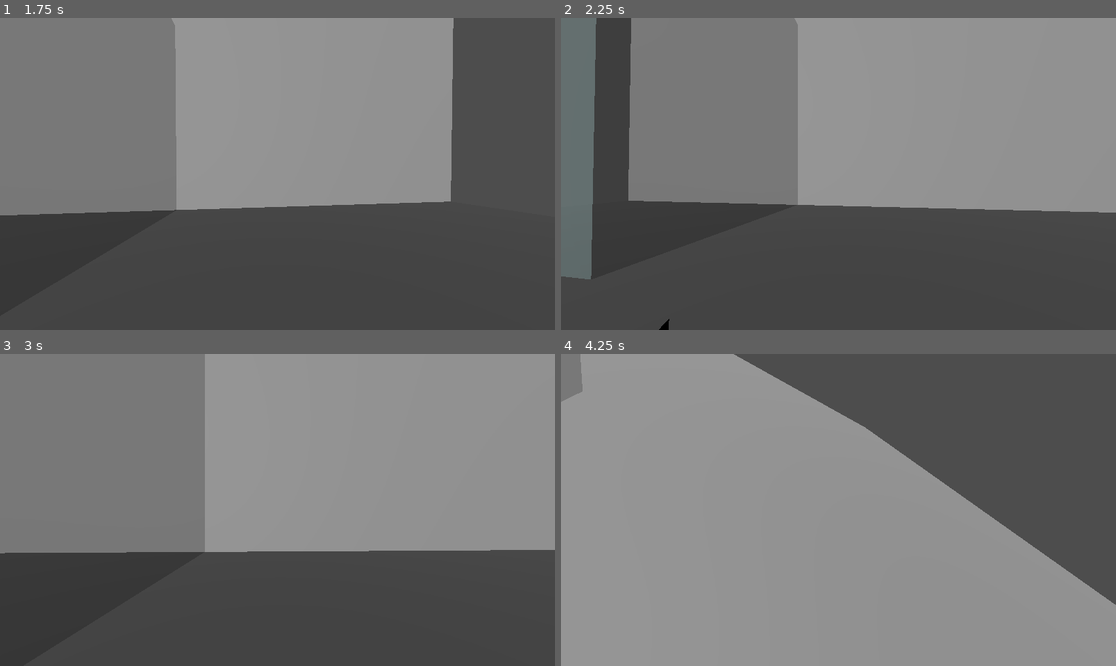
Above: before the commit, frames 1-4 (two rows, left to right).
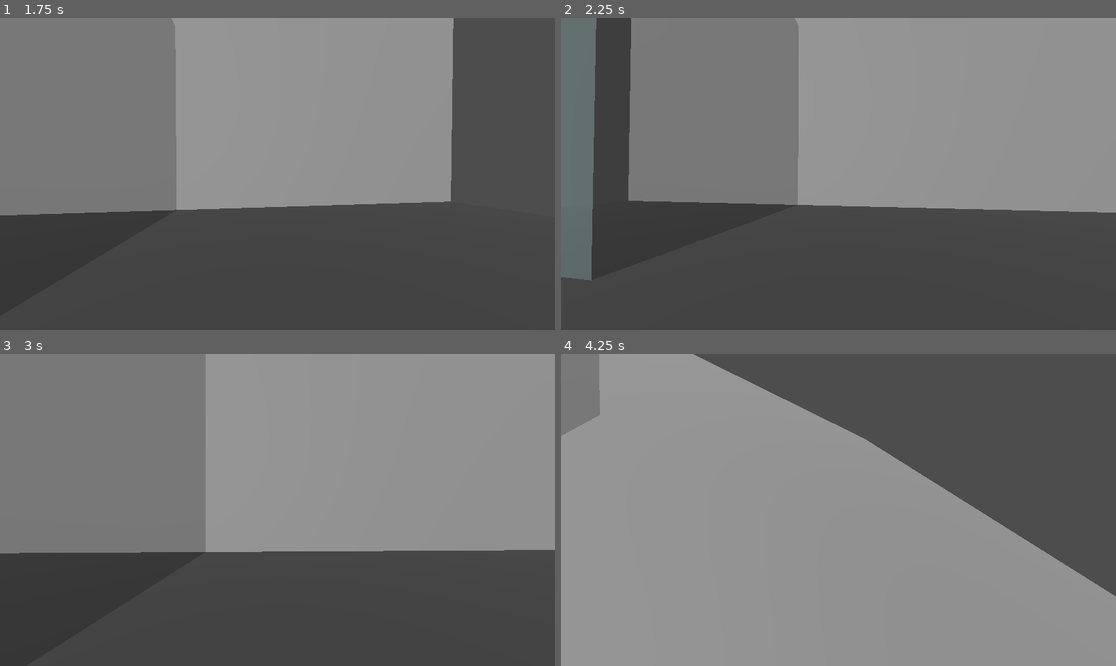
Above: after the commit, the same moments.

Repository: TheObtey/overhead-prototype
Game: Godot game, scene res://scenes/main/KorayTestRoom.tscn
The game is run twice, just before and just after one commit, with the same random seed, the same clock (stepped at 60 frames per second) and the same inputs.
Inputs (mouse positions are in pixels of both pictures, inside the frame that each line leads up to):
- Up to frame 1 (1.75 s): move the mouse to (271, 180) at 0.52 s; hold W (move_forward) from 0.53 s (still down); click (271, 180) at 0.6 s; tap Space (jump) at 0.77, 1.52 s; right-click (271, 180) at 0.8 s; move the mouse to (316, 177) at 1.27 s; right-click (316, 177) at 1.35 s; click (316, 177) at 1.55 s
- Up to frame 2 (2.25 s): keep holding W (move_forward); move the mouse to (794, 170) at 2.02 s; tap E (interact) at 2.1 s
- Up to frame 3 (3 s): right-click (233, 506) at 2.3 s; move the mouse to (283, 510) at 2.77 s; release W (move_forward) at 2.78 s; hold A (move_left) from 2.78 s (still down); click (283, 510) at 2.85 s
- Up to frame 4 (4.25 s): tap Space (jump) at 3.02, 3.77 s; move the mouse to (816, 503) at 3.52 s; release A (move_left) at 3.53 s; hold W (move_forward) from 3.53 s (still down); right-click (816, 503) at 3.6 s

Frame 1 is identical in both runs. In frame 2, 0.1% of the frame differs, in the area x 0-97%, y 0-100%; in frame 3, 0.1%; in frame 4, 3.3%, in the area x 0-100%, y 0-81%.

Commit message:
[ADD] Mop item and weapon

Diff:
--- /dev/null
+++ b/scenes/entities/weapons/MopPickup.tscn
@@ -0,0 +1,15 @@
+[gd_scene format=3 uid="uid://bnwkt0dxo7qxp"]
+
+[ext_resource type="PackedScene" uid="uid://c26dgbj76sim6" path="res://scenes/entities/weapons/WeaponPickupBase.tscn" id="1_2ix1m"]
+[ext_resource type="PackedScene" uid="uid://c318mv7kbn4pq" path="res://scenes/items/weapons/mop/Mop.tscn" id="2_mcqai"]
+
+[sub_resource type="BoxMesh" id="BoxMesh_mcqai"]
+
+[node name="EntityBase" unique_id=108843216 instance=ExtResource("1_2ix1m")]
+oWeaponScene = ExtResource("2_mcqai")
+sEntityName = "Mop"
+
+[node name="CSGMesh3D" type="CSGMesh3D" parent="Visuals" parent_id_path=PackedInt32Array(490728609) index="0" unique_id=283629398]
+transform = Transform3D(-0.18125606, 0, 0, 0, 1.9354305, 0, 0, 0, -0.18125606, 0, 0, 0)
+use_collision = true
+mesh = SubResource("BoxMesh_mcqai")
--- a/scenes/items/weapons/gravity_gun/GravityGun.gd
+++ b/scenes/items/weapons/gravity_gun/GravityGun.gd
@@ -3,9 +3,6 @@
 @export var iPickupDistance: float = 5.0
 
 var eHeldEntity: RigidBody3D
-
-func _ready() -> void:
-	sItemName = "Gravity Gun"
 
 func OnPrimaryAction() -> void:
 	if eHeldEntity:
--- /dev/null
+++ b/scenes/items/weapons/mop/Mop.gd
@@ -0,0 +1,9 @@
+extends EquippableItemBase
+
+@export var iUseDistance: float = 2.0
+
+func OnPrimaryAction() -> void:
+	pass
+
+func OnSecondaryAction() -> void:
+	pass
--- /dev/null
+++ b/scenes/items/weapons/mop/Mop.tscn
@@ -0,0 +1,9 @@
+[gd_scene format=3 uid="uid://c318mv7kbn4pq"]
+
+[ext_resource type="Script" uid="uid://nrg0k583axu4" path="res://scenes/items/weapons/mop/Mop.gd" id="1_xo0uk"]
+[ext_resource type="PackedScene" uid="uid://xc66j08i42tq" path="res://scenes/items/weapons/mop/MopViewmodel.tscn" id="2_2xftt"]
+
+[node name="Mop" type="Node" unique_id=713200488]
+script = ExtResource("1_xo0uk")
+sItemName = "Mop"
+oViewmodelScene = ExtResource("2_2xftt")
--- /dev/null
+++ b/scenes/items/weapons/mop/MopViewmodel.tscn
@@ -0,0 +1,9 @@
+[gd_scene format=3 uid="uid://xc66j08i42tq"]
+
+[sub_resource type="BoxMesh" id="BoxMesh_lbwfj"]
+
+[node name="MopViewmodel" type="Node3D" unique_id=1691402946]
+
+[node name="MeshInstance3D" type="MeshInstance3D" parent="." unique_id=883398653]
+transform = Transform3D(0.161647, 0, 0, 0, 0.9267646, 0, 0, 0, 0.16957617, 0, 0, 0)
+mesh = SubResource("BoxMesh_lbwfj")
--- a/scenes/main/KorayTestRoom.tscn
+++ b/scenes/main/KorayTestRoom.tscn
@@ -4,6 +4,7 @@
 [ext_resource type="PackedScene" uid="uid://cd8a4o661vrla" path="res://scenes/player/PlayerBase.tscn" id="2_nx2fd"]
 [ext_resource type="PackedScene" uid="uid://bexqq70pwxkyp" path="res://scenes/entities/physics/CarryableEntity.tscn" id="2_oscr4"]
 [ext_resource type="PackedScene" uid="uid://dt180n00k0vcj" path="res://scenes/entities/weapons/GravityGunPickup.tscn" id="3_oscr4"]
+[ext_resource type="PackedScene" uid="uid://bnwkt0dxo7qxp" path="res://scenes/entities/weapons/MopPickup.tscn" id="4_gxka4"]
 
 [sub_resource type="BoxMesh" id="BoxMesh_0v1y0"]
 
@@ -44,6 +45,9 @@
 transform = Transform3D(1, 0, 0, 0, 1, 0, 0, 0, 1, 7.680721, 0.625, -3.6055298)
 bAutoEquipOnPickup = true
 
+[node name="Mop" parent="World" unique_id=2037755067 instance=ExtResource("4_gxka4")]
+transform = Transform3D(1, 0, 0, 0, 1, 0, 0, 0, 1, 5.4402094, 1.0927153, -0.69051266)
+
 [node name="Players" type="Node" parent="." unique_id=1879509615]
 
 [node name="PlayerBase" parent="Players" unique_id=632260283 instance=ExtResource("2_nx2fd")]
Not shown, added: scenes/items/weapons/mop/Mop.gd.uid
